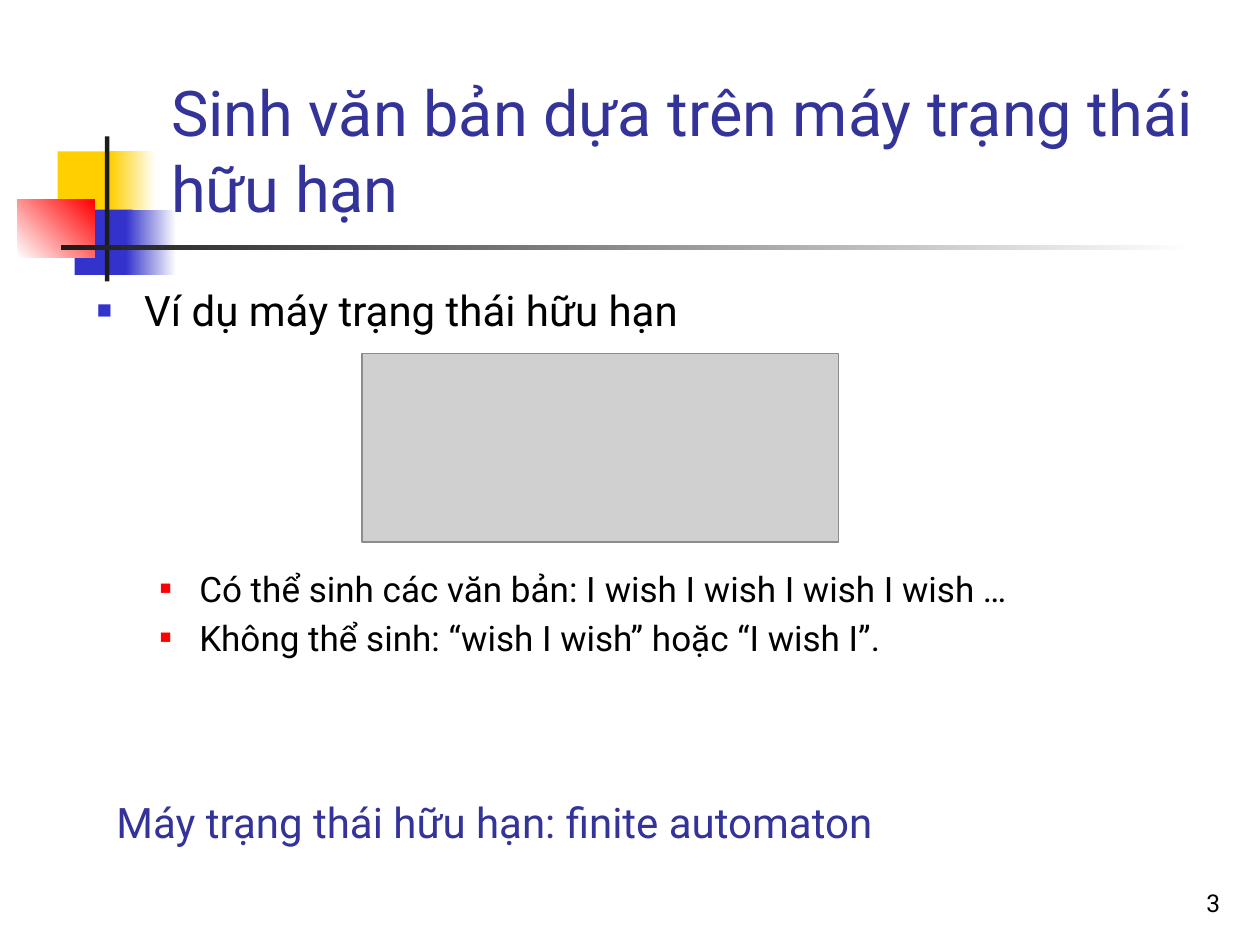
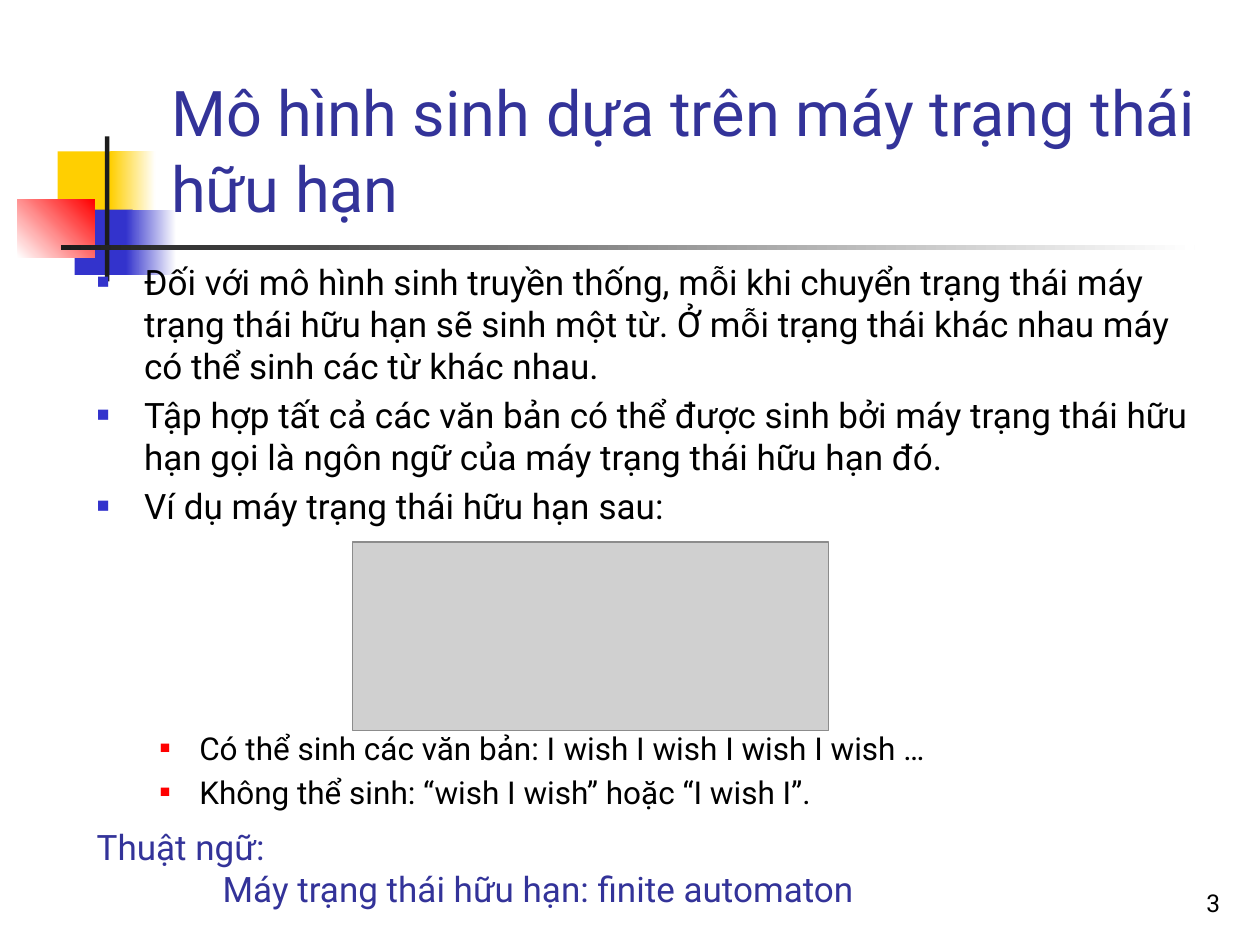
Before and after one commit to bangoc/IT4853, a slide deck: slide 3 of Bài 6 Mô hình ngôn ngữ.pptx. Drawn at 1260x945 pixels with LibreOffice and Linux fonts; fonts in the diff are those of the drawing; grey boxes stand for pictures. Boxes give left, top, right and bottom in pixels: in the first picture for what was removed or moved away, otherwise in the second. Text is boxed around its words. In the diff, an @@ line names an element or a change of style, - is before the commit and + after.

```diff
--- a/Bài 6 Mô hình ngôn ngữ.pptx
+++ b/Bài 6 Mô hình ngôn ngữ.pptx
@@ title at <box>171,88,1196,223</box>: text changed @@
-Sinh văn bản dựa trên máy trạng thái hữu hạn
+Mô hình sinh dựa trên máy trạng thái hữu hạn
@@ text "Đối với mô hình sinh ...": place and size @@
-text "Đối với mô hình sinh ..." at <box>144,294,974,659</box>
+text "Đối với mô hình sinh ..." at <box>144,263,1187,811</box>
@@ text at <box>144,263,1187,527</box>: text changed; size 24 to 20 pt @@
-■ Ví dụ máy trạng thái hữu hạn
+■ Đối với mô hình sinh truyền thống, mỗi khi chuyển trạng thái máy trạng thái hữu hạn sẽ sinh một từ. Ở mỗi trạng thái khác nhau máy có thể sinh các từ khác nhau.
+■ Tập hợp tất cả các văn bản có thể được sinh bởi máy trạng thái hữu hạn gọi là ngôn ngữ của máy trạng thái hữu hạn đó.
+■ Ví dụ máy trạng thái hữu hạn sau:
@@ picture: place and size @@
-picture at <box>362,354,838,543</box>
+picture at <box>353,542,829,731</box>
@@ text at <box>199,733,896,811</box>: size 20 to 18 pt in "Có thể sinh các văn bản: I ...", "Không thể sinh: “wish I wish” hoặc ..." @@
@@ text "Thuật ngữ:": place and size @@
-text "Thuật ngữ:" at <box>116,806,872,847</box>
+text "Thuật ngữ:" at <box>97,833,854,910</box>
@@ text at <box>97,833,264,868</box>: paragraph added @@
+Thuật ngữ:
@@ text at <box>223,875,854,910</box>: size 24 to 20 pt in "Máy trạng thái hữu hạn: finite automaton" @@
```
Also in this commit, not shown: 9 other slides changed, 1 slide added.
